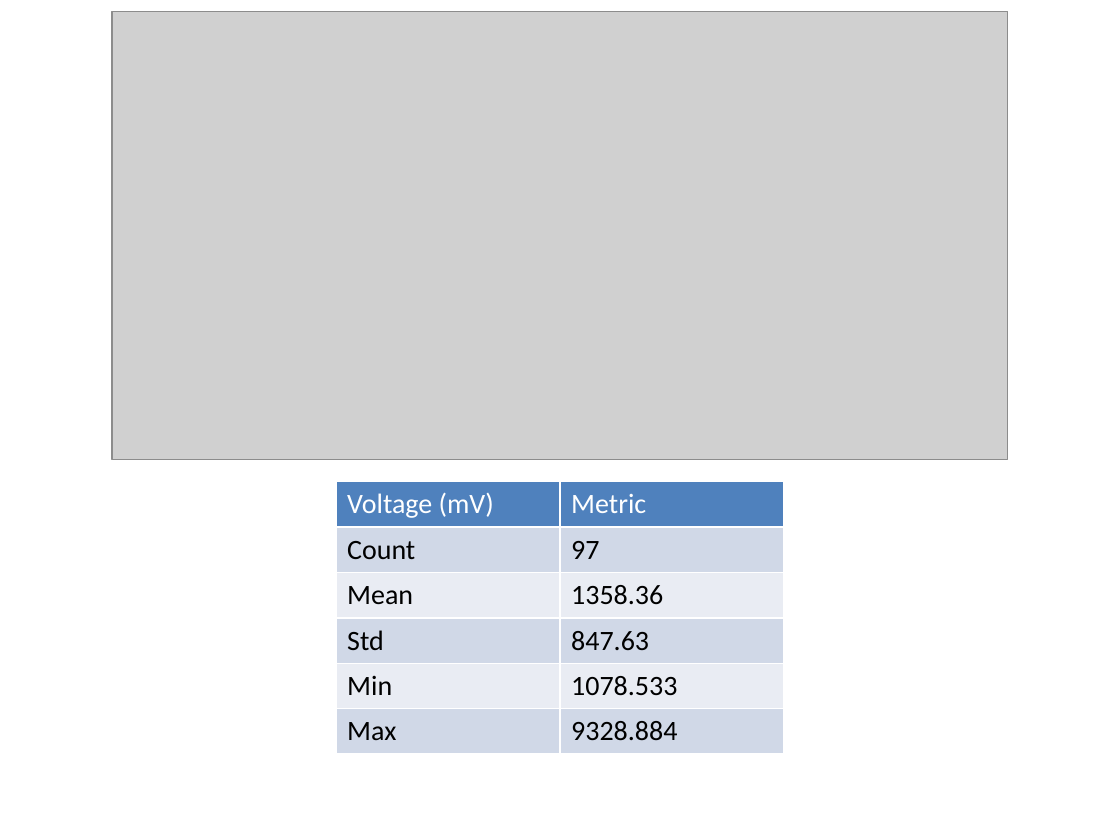
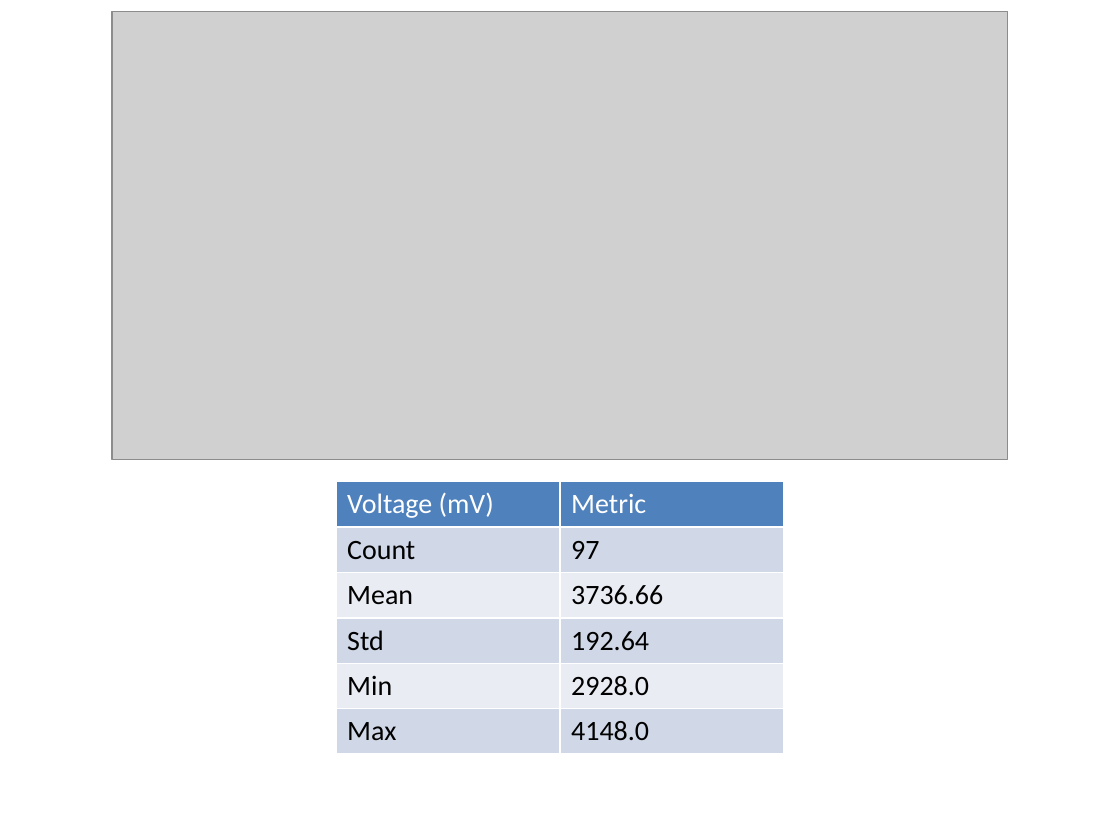
Before and after one commit to KTL1216/Tag-n-trac, a slide deck: slide 9 of QDM065 Test Log/charts.pptx. Drawn at 1120x840 pixels with LibreOffice and Linux fonts; fonts in the diff are those of the drawing; grey boxes stand for pictures. Boxes give left, top, right and bottom in pixels: in the first picture for what was removed or moved away, otherwise in the second. Text is boxed around its words. In the diff, an @@ line names an element or a change of style, - is before the commit and + after.

```diff
--- a/QDM065 Test Log/charts.pptx
+++ b/QDM065 Test Log/charts.pptx
@@ table at [336,482,784,745] @@
-row 3, column 2: 1358.36
+row 3, column 2: 3736.66
-row 4, column 2: 847.63
+row 4, column 2: 192.64
-row 5, column 2: 1078.533
+row 5, column 2: 2928.0
-row 6, column 2: 9328.884
+row 6, column 2: 4148.0
```
Also in this commit, not shown: 2 other slides changed, 4 slides added, 11 other files.
